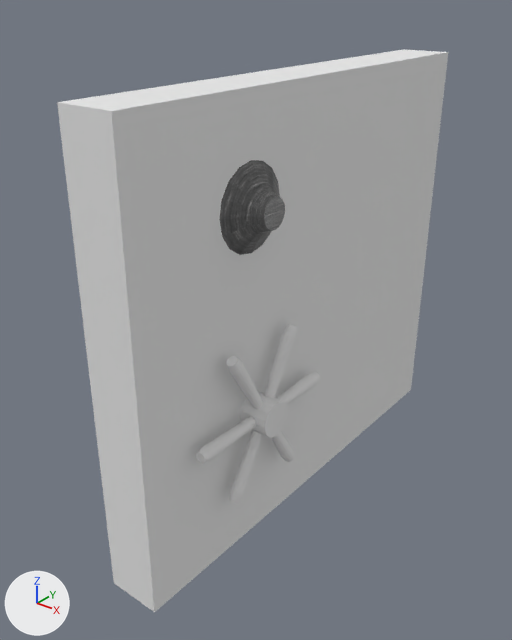
Before and after pictures for a commit that changed the Blender file res/ld40.blend.
Before and after are seen from a camera (50 mm lens) standing at (2.459, -0.065, 1.081) and looking at (1.498, 1.137, 0.336). Every picture has the same lights, and +X, +Y and +Z are marked at lower left. The same objects are shown in both versions, whatever each file hides.
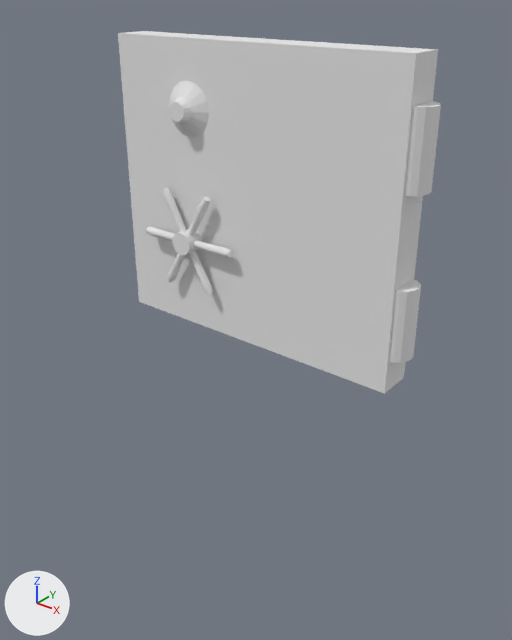
Where the change shows, as pixel boxes [x1, y1, x2, y2] in the pictures (512 x 640 px):
```json
{"object": "Cube", "change": "turned", "before": [57, 49, 448, 612], "after": [118, 31, 441, 394]}
{"object": "Cylinder.001", "change": "moved, turned", "before": [196, 324, 320, 504], "after": [146, 188, 233, 295]}
{"object": "Cylinder.003", "change": "recoloured", "before": [169, 81, 285, 255], "after": [169, 81, 285, 255]}
```

Scene script edits in JSON lines:
```json
{"block": "me_cylinder_003", "where": "me_cylinder_003.from_pydata(...)  # 48 vertices, 33 faces; spans x -0.089..0.089, y -0.104..-0.048, z -0.089..0.089"}
{"op": "remove", "block": "me_cylinder_003", "code": "me_cylinder_003.materials.append(mat_steel_jpg)  # picture img_steel_jpg"}
{"op": "add", "block": "me_cylinder_003", "code": "me_cylinder_003.materials.append(mat_material_006)  # white #e7e7e7"}
{"op": "set", "path": "ob_cylinder_001.rotation_euler", "old": "(0.0, 0.0, 1.571)", "new": "(0.0, 0.0, 0.0)", "note": "degrees (0, 0, 90) -> degrees (0, 0, 0)"}
{"op": "set", "path": "ob_cylinder_001.location", "old": "(1.69, 0.815, 0.347)", "new": "(1.003, 1.503, 0.347)"}
{"op": "set", "path": "ob_cube.rotation_euler", "old": "(0.0, 0.0, 1.571)", "new": "(0.0, 0.0, 0.0)", "note": "degrees (0, 0, 90) -> degrees (0, 0, 0)"}
```
